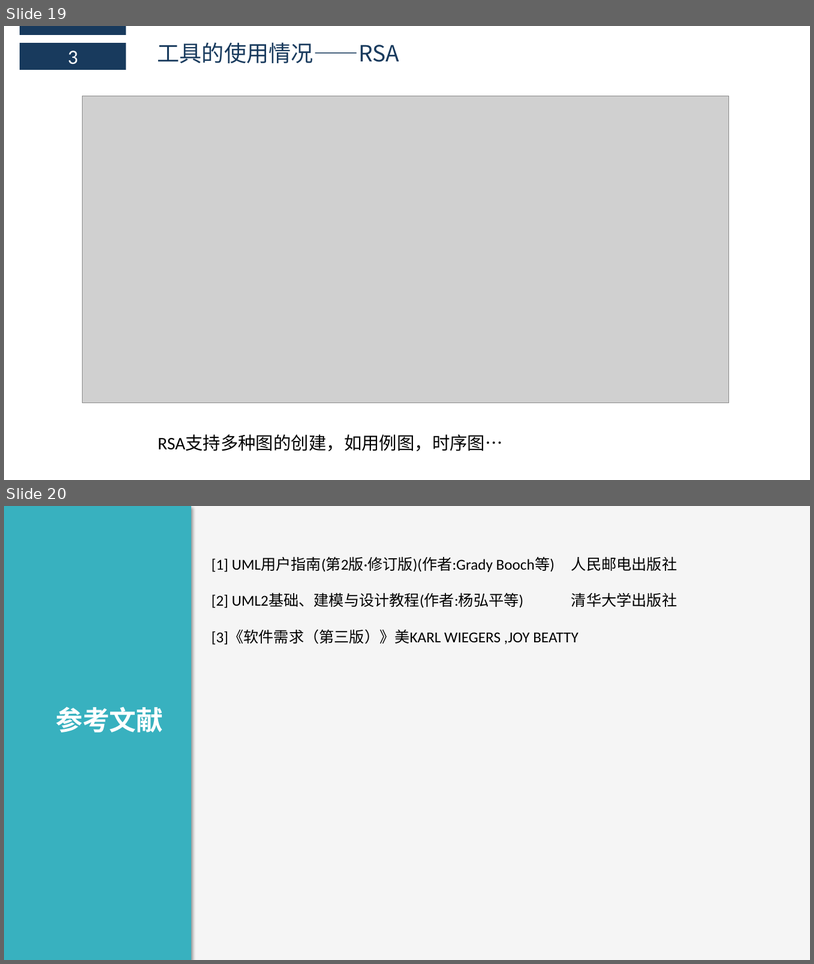
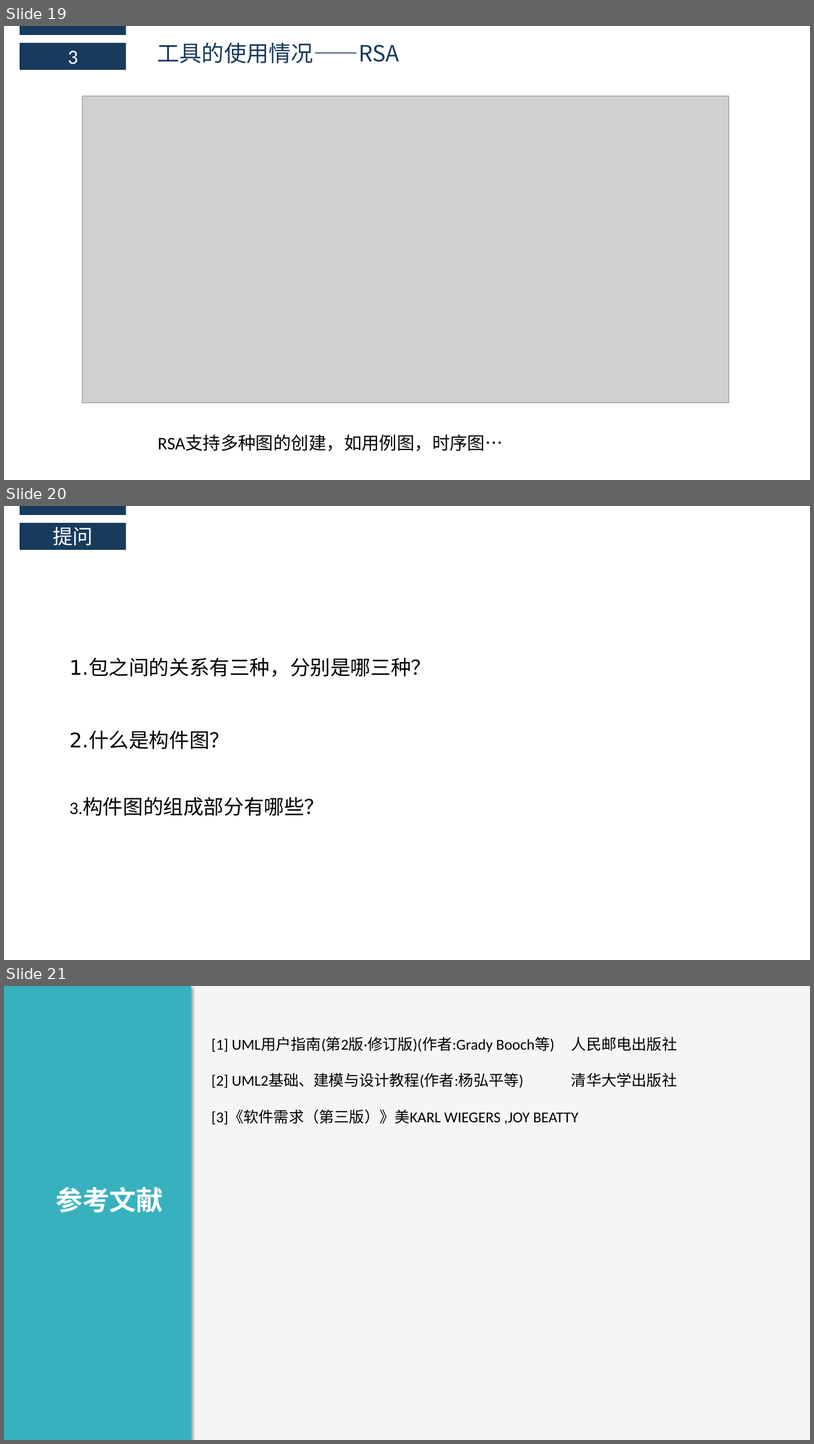
Before and after one commit to boboHh/AssistantTeaching, a slide deck: 受控文档/00-PPT/PRD2018-G11-UML基础4综合应用和问题解答.pptx. Shown one above the other, each under a label of ours: slides 19 and 20 before the commit, slides 19, 20 and 21 after it. The pictures are 814x964 and 814x1444 pixels, drawn with LibreOffice and Linux fonts; fonts in the diff are those of the drawing; grey boxes stand for pictures. Boxes give left, top, right and bottom in pixels: in the first picture for what was removed or moved away, otherwise in the second. Text is boxed around its words. In the diff, an @@ line names an element or a change of style, - is before the commit and + after.

Commit message:
添加提问

```diff
--- a/受控文档/00-PPT/PRD2018-G11-UML基础4综合应用和问题解答.pptx
+++ b/受控文档/00-PPT/PRD2018-G11-UML基础4综合应用和问题解答.pptx
@@ slide 20 added at [4,506,810,960], background #FFFFFF @@
@@ rectangle added at [20,506,126,515], fill #183A5D @@
@@ rectangle added at [20,523,126,550], fill #183A5D, 24 pt, text #FFFFFF @@
+提问
@@ text added at [69,658,431,816], 24 pt, text #000000 @@
+1.包之间的关系有三种，分别是哪三种？
+2.什么是构件图？
+3.构件图的组成部分有哪些？
@@ what was slide 20 is now slide 21 @@
```
Also in this commit, not shown: 1 slide changed, 1 other slide added.
